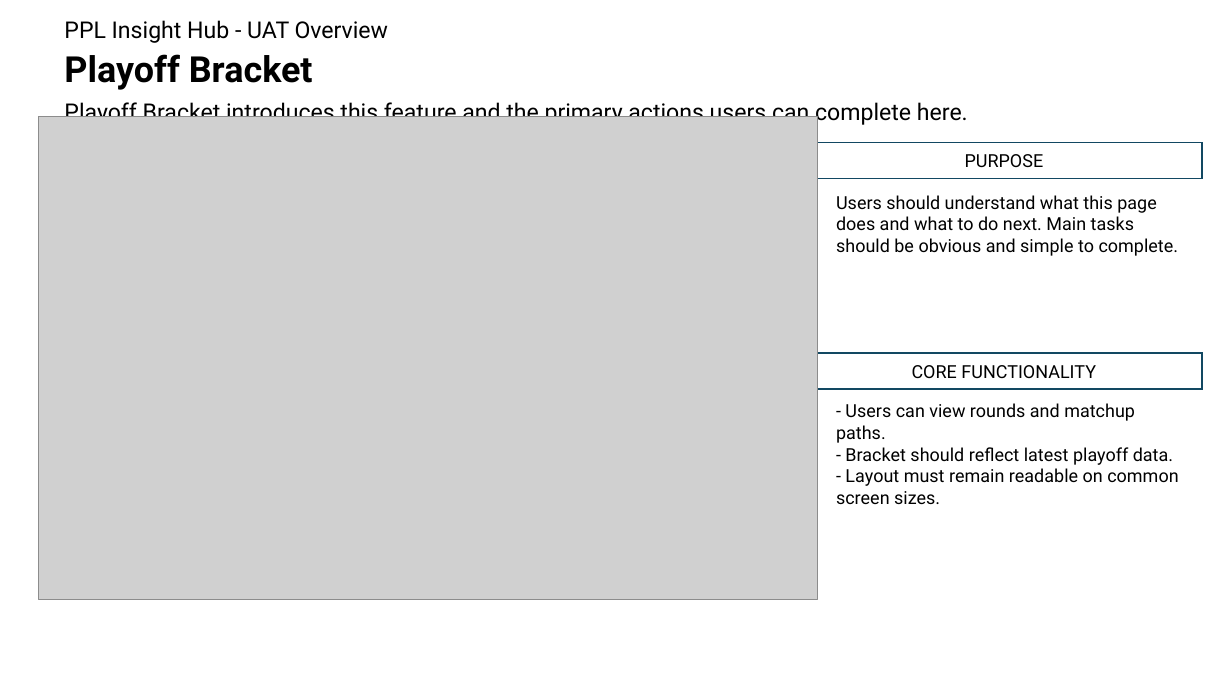
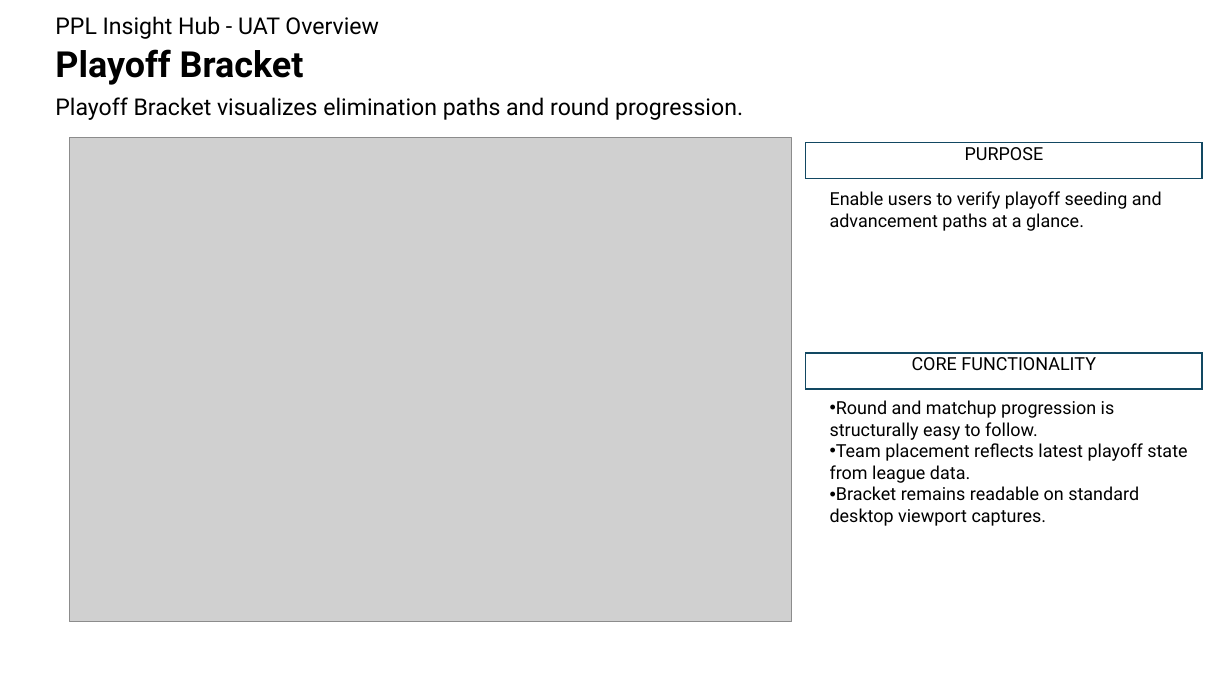
Before and after one commit to NPGrant81/fantasy-football-pi, a slide deck: slide 15 of docs/uat/uat_overview.pptx. Drawn at 1232x693 pixels with LibreOffice and Linux fonts; fonts in the diff are those of the drawing; grey boxes stand for pictures. Boxes give left, top, right and bottom in pixels: in the first picture for what was removed or moved away, otherwise in the second. Text is boxed around its words. In the diff, an @@ line names an element or a change of style, - is before the commit and + after.

Commit message:
Refresh UAT deck assets and capture automation

```diff
--- a/docs/uat/uat_overview.pptx
+++ b/docs/uat/uat_overview.pptx
@@ text "PPL Insight Hub - UAT ...": place and size @@
-text "PPL Insight Hub - UAT ..." at [64, 20, 389, 43]
+text "PPL Insight Hub - UAT ..." at [55, 16, 379, 39]
@@ text "Playoff Bracket": place and size @@
-text "Playoff Bracket" at [64, 54, 313, 90]
+text "Playoff Bracket" at [55, 49, 304, 85]
@@ text at [55, 97, 743, 120]: text changed @@
-Playoff Bracket introduces this feature and the primary actions users can complete here.
+Playoff Bracket visualizes elimination paths and round progression.
@@ picture: place and size @@
-picture at [39, 116, 818, 599]
+picture at [69, 138, 792, 622]
@@ rectangle "PURPOSE" at [806, 142, 1202, 178]: vertical alignment middle to top @@
@@ text at [830, 191, 1162, 231]: text changed @@
-Users should understand what this page does and what to do next. Main tasks should be obvious and simple to complete.
+Enable users to verify playoff seeding and advancement paths at a glance.
@@ rectangle "CORE FUNCTIONALITY" at [806, 353, 1202, 389]: vertical alignment middle to top @@
@@ text at [830, 400, 1187, 526]: text changed @@
-- Users can view rounds and matchup paths.
-- Bracket should reflect latest playoff data.
-- Layout must remain readable on common screen sizes.
+• Round and matchup progression is structurally easy to follow.
+• Team placement reflects latest playoff state from league data.
+• Bracket remains readable on standard desktop viewport captures.
```
Also in this commit, not shown: 24 other slides changed, 8 slides added, 3 other files.
